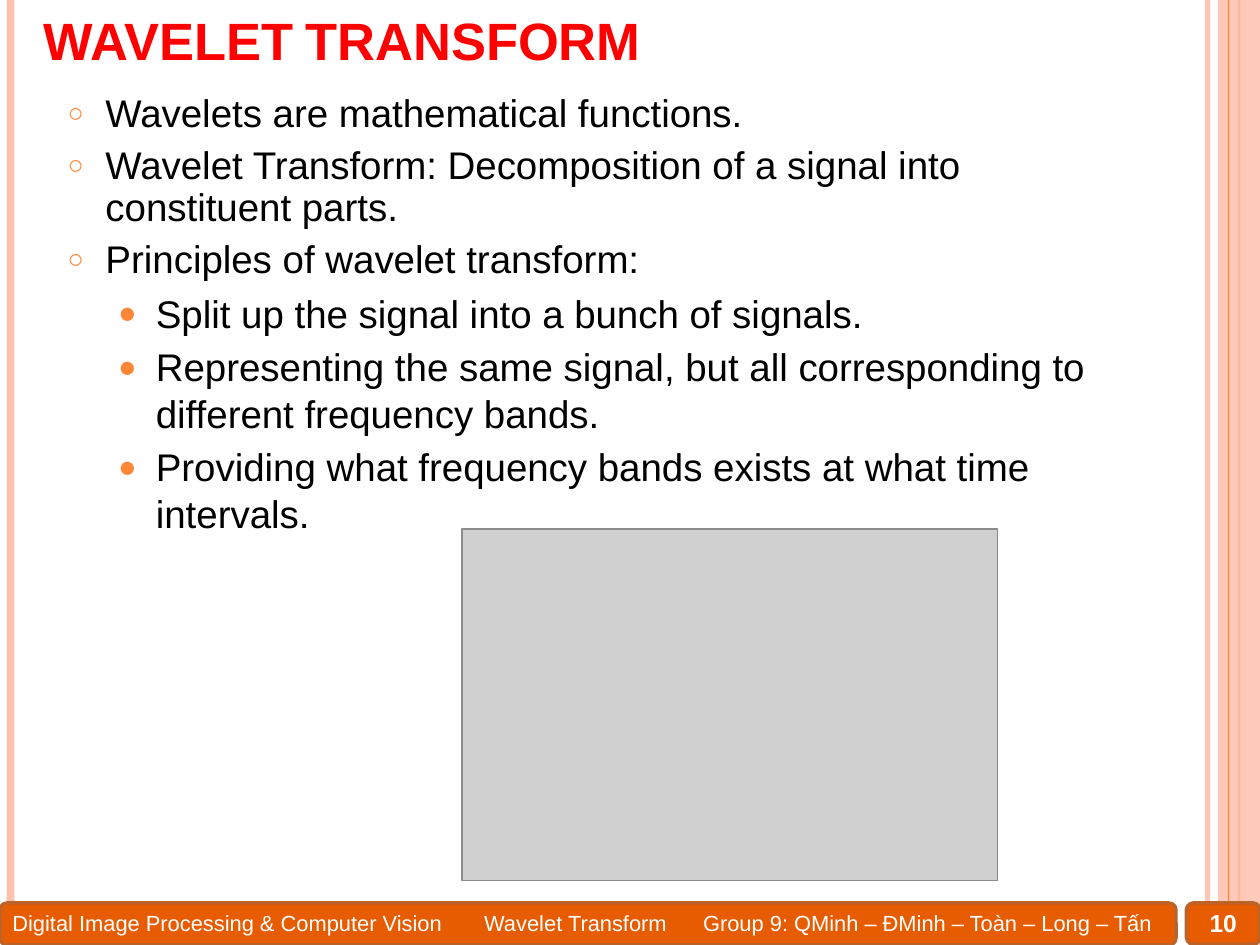
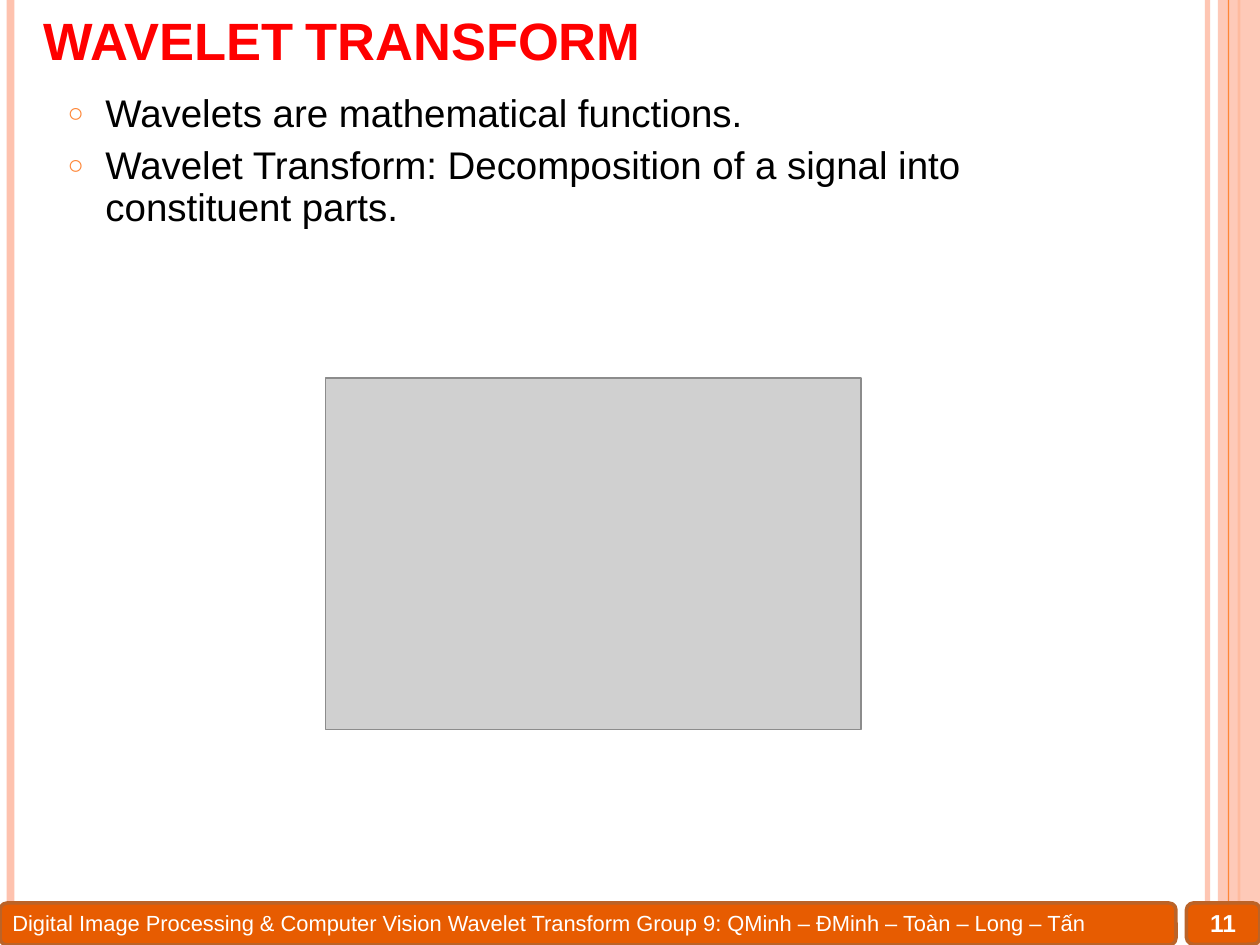
Before and after one commit to Alex7Huynh/dip-g9, a slide deck: slide 11 of 6. PPT/Wavelet transform.pptx (slide 10 before the commit). Drawn at 1260x945 pixels with LibreOffice and Linux fonts; fonts in the diff are those of the drawing; grey boxes stand for pictures. Boxes give left, top, right and bottom in pixels: in the first picture for what was removed or moved away, otherwise in the second. Text is boxed around its words. In the diff, an @@ line names an element or a change of style, - is before the commit and + after.

```diff
--- a/6. PPT/Wavelet transform.pptx
+++ b/6. PPT/Wavelet transform.pptx
@@ text at <box>105,245,1085,529</box>: paragraphs removed @@
-○ Principles of wavelet transform:
-  ● Split up the signal into a bunch of signals.
-  ● Representing the same signal, but all corresponding to different frequency bands.
-  ● Providing what frequency bands exists at what time intervals.
@@ picture: place and size @@
-picture at <box>462,529,998,881</box>
+picture at <box>325,378,861,730</box>
@@ text "Digital Image Processing & Computer ..." rewrapped from <box>12,914,1152,935</box> to <box>12,914,1085,935</box> @@
@@ page number at <box>1210,915,1236,932</box>: text changed @@
-10
+11
```
Also in this commit, not shown: 20 other slides changed, 12 slides added, 17 slides removed, 1 other file.
